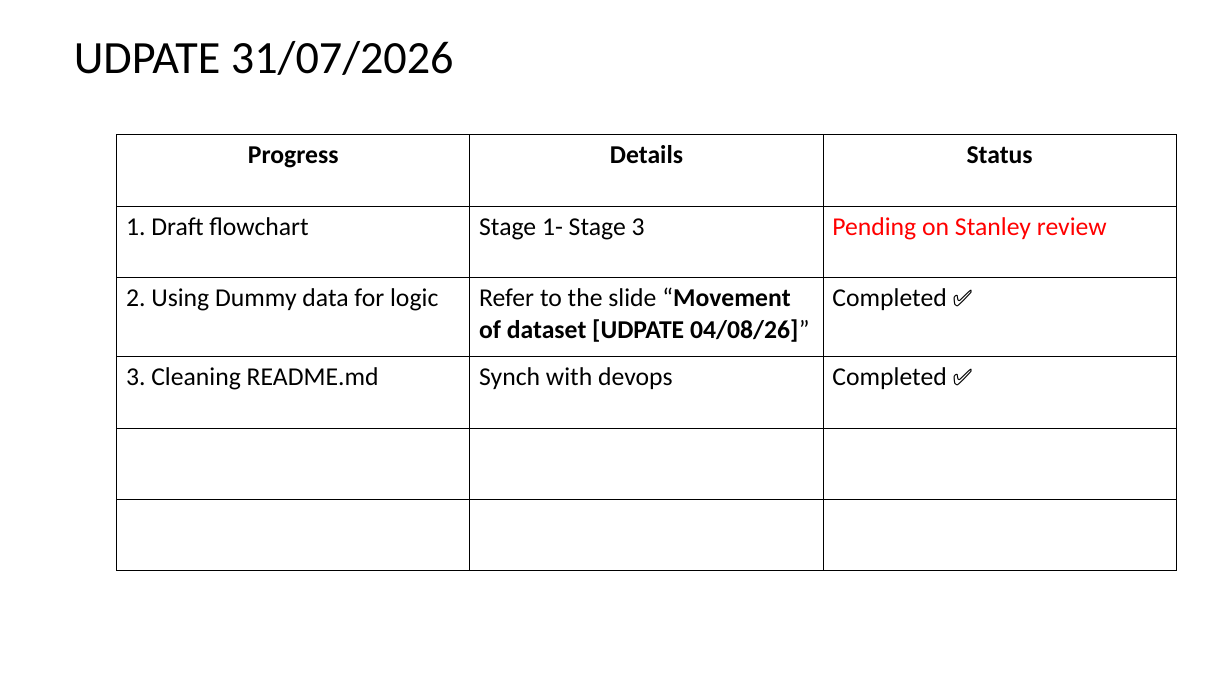
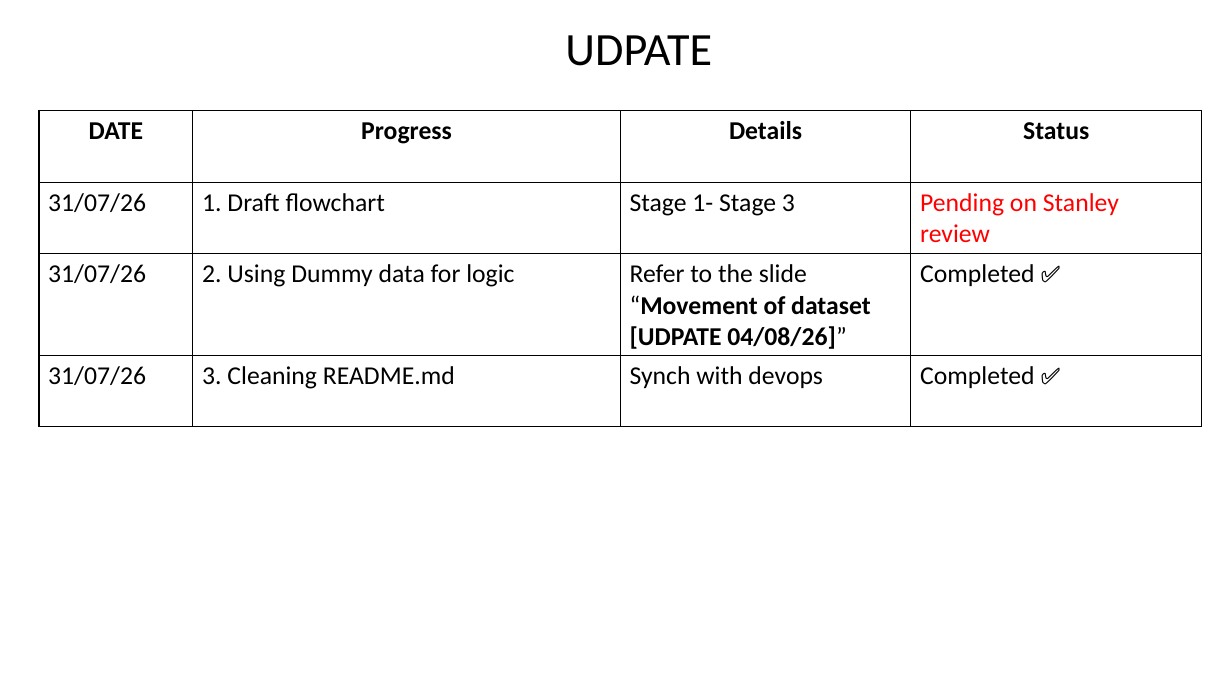
Before and after one commit to Syaziyah30/DeviceCluster, a slide deck: slide 6 of 1.training_model/supplementary/Device Identifier 20260717.pptx. Drawn at 1232x693 pixels with LibreOffice and Linux fonts; fonts in the diff are those of the drawing. Boxes give left, top, right and bottom in pixels: in the first picture for what was removed or moved away, otherwise in the second. Text is boxed around its words. In the diff, an @@ line names an element or a change of style, - is before the commit and + after.

Commit message:
update latest flowchart inside ppt

```diff
--- a/1.training_model/supplementary/Device Identifier 20260717.pptx
+++ b/1.training_model/supplementary/Device Identifier 20260717.pptx
@@ text at (x1=565, y1=35, x2=712, y2=66): text changed @@
-UDPATE 31/07/2026
+UDPATE
@@ table at (x1=39, y1=111, x2=1202, y2=427) @@
-Progress | Details | Status
-1. Draft flowchart | Stage 1- Stage 3 | Pending on Stanley review
-2. Using Dummy data for logic | Refer to the slide “Movement of dataset [UDPATE 04/08/26]” | Completed ✅
-3. Cleaning README.md | Synch with devops | Completed ✅
- |  | 
- |  | 
+DATE | Progress | Details | Status
+31/07/26 | 1. Draft flowchart | Stage 1- Stage 3 | Pending on Stanley review
+31/07/26 | 2. Using Dummy data for logic | Refer to the slide “Movement of dataset [UDPATE 04/08/26]” | Completed ✅
+31/07/26 | 3. Cleaning README.md | Synch with devops | Completed ✅
@@ table resized from (x1=116, y1=135, x2=1176, y2=571) to (x1=39, y1=111, x2=1202, y2=427) @@
```
Also in this commit, not shown: 2 other slides changed, 1 slide added, 1 other file.
